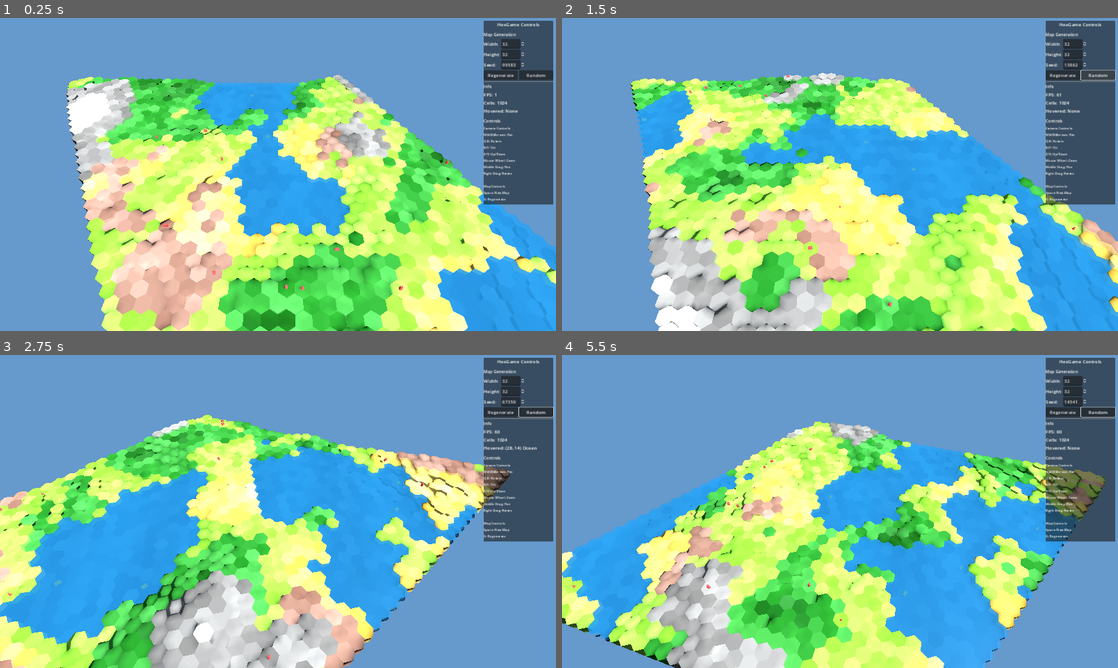
Above: before the commit, frames 1-4 (two rows, left to right).
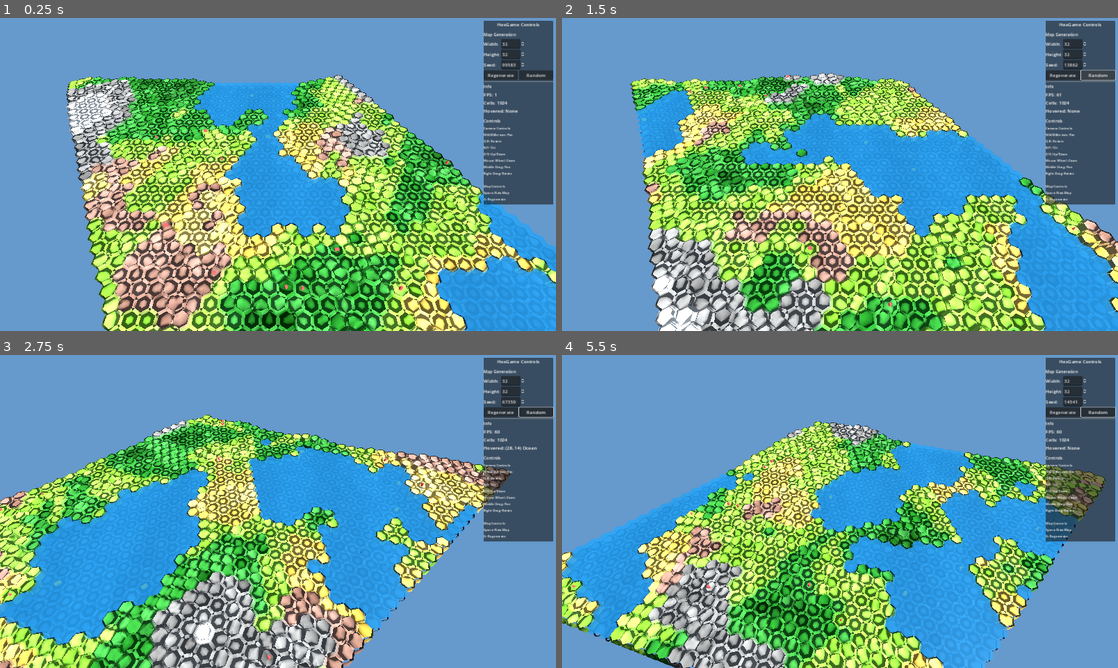
Above: after the commit, the same moments.

Repository: bobum/hexgame
Game: Godot game, scene res://scenes/main.tscn
The game is run twice, just before and just after one commit, with the same random seed, the same clock (stepped at 60 frames per second) and the same inputs.
Inputs (mouse positions are in pixels of both pictures, inside the frame that each line leads up to):
- Up to frame 1 (0.25 s): no input
- Up to frame 2 (1.5 s): click "Regenerate" at 0.5 s; click "Random" at 1.25 s
- Up to frame 3 (2.75 s): tap Enter at 2 s; move the mouse to (400, 495) at 2.02 s; hold D from 2.03 s (still down); hold Q from 2.03 s (still down); click (400, 495) at 2.17 s; tap Space at 2.27 s
- Up to frame 4 (5.5 s): release D at 2.75 s; release Q at 2.75 s; drag from (728, 527) to (812, 574) at 2.77 s; tap Space at 3.5, 5.27 s; move the mouse to (895, 442) at 3.52 s; hold D 3.53-4.25 s; hold R 3.53-4.25 s; drag from (812, 574) to (673, 464) at 4.27 s; move the mouse to (1006, 558) at 5.02 s; hold A from 5.03 s (still down); hold Z from 5.03 s (still down)

The runs differ from the first frame. In frame 1, 31% of the frame differs, in the area x 11-100%, y 18-100%; in frame 2, 28%; in frame 3, 23%; in frame 4, 24%.

Commit message:
Add Catlike Coding style terraced slopes and corners
- Change SOLID_FACTOR from 1.0 to 0.8 for proper edge gaps
- Implement terraced slope edges with step-based vertical interpolation
- Use corner-based edge positioning instead of direction-perpendicular
- Enable corner triangulation for 3-hex meeting points
- Implement all corner cases: SSF, CCSR, CCSL, slope-cliff combinations

Co-Authored-By: Claude Opus 4.5 <noreply@anthropic.com>

Diff:
--- a/godot/src/core/hex_metrics.gd
+++ b/godot/src/core/hex_metrics.gd
@@ -29,9 +29,9 @@
 	return 1.0 / (TERRACES_PER_SLOPE + 1)
 
 
-# Blend regions (1.0 = no blend, hexes touch directly)
-const SOLID_FACTOR: float = 1.0  # Inner solid hex portion
-const BLEND_FACTOR: float = 0.0  # Outer blend portion
+# Blend regions (Catlike Coding style - 80% solid, 20% blend)
+const SOLID_FACTOR: float = 0.8  # Inner solid hex portion
+const BLEND_FACTOR: float = 0.2  # Outer blend portion
 
 
 ## Get the 6 corner positions for a hex (flat-topped, starting at 30 degrees)
--- a/godot/src/rendering/hex_mesh_builder.gd
+++ b/godot/src/rendering/hex_mesh_builder.gd
@@ -81,13 +81,13 @@
 				# Same level - build flat edge bridge (only dirs 0-2 to avoid duplication)
 				_build_flat_edge(center, neighbor_center, edge_index, base_color, neighbor_color)
 
-		# 3. Build corners - disabled for now, using full hex tops instead
-		#if dir <= 1:
-		#	var prev_dir = (dir + 5) % 6
-		#	var prev_neighbor = neighbors[prev_dir]
-		#	if neighbor and prev_neighbor:
-		#		_build_corner(cell, center, base_color, dir, neighbor, prev_neighbor)
-		pass
+		# 3. Build corners (where three hexes meet)
+		# Only build in directions 0 and 1 following Catlike Coding's approach
+		if dir <= 1:
+			var prev_dir = (dir + 5) % 6
+			var prev_neighbor = neighbors[prev_dir]
+			if neighbor and prev_neighbor:
+				_build_corner(cell, center, base_color, dir, neighbor, prev_neighbor)
 
 
 ## Vary a color slightly for visual interest
@@ -147,95 +147,121 @@
 	_add_triangle(top_left, top_right, bottom_right, wall_color)
 
 
-func _build_terraced_slope(center: Vector3, neighbor_center: Vector3, _edge_index: int,
+func _build_terraced_slope(center: Vector3, neighbor_center: Vector3, edge_index: int,
 		begin_color: Color, end_color: Color) -> void:
 	var solid = HexMetrics.SOLID_FACTOR
-
-	# Calculate edge direction and perpendicular
-	var to_neighbor = Vector3(neighbor_center.x - center.x, 0, neighbor_center.z - center.z)
-	var dist = to_neighbor.length()
-	var dir = to_neighbor / dist
-	var perp = Vector3(-dir.z, 0, dir.x)
-
-	var edge_half_width = HexMetrics.OUTER_RADIUS * 0.5
-
-	# Top edge (my solid boundary toward neighbor)
-	var top_center = center + dir * HexMetrics.INNER_RADIUS * solid
-	top_center.y = center.y
-	var top_left = top_center - perp * edge_half_width
-	var top_right = top_center + perp * edge_half_width
-
-	# Bottom edge (neighbor's solid boundary toward me)
-	var bottom_center = neighbor_center - dir * HexMetrics.INNER_RADIUS * solid
-	bottom_center.y = neighbor_center.y
-	var bottom_left = bottom_center - perp * edge_half_width
-	var bottom_right = bottom_center + perp * edge_half_width
-
-	# Simple flat slope (no terraces for now)
-	var blend_color = begin_color.lerp(end_color, 0.5)
-	_add_triangle(top_left, bottom_left, top_right, blend_color)
-	_add_triangle(top_right, bottom_left, bottom_right, blend_color)
-
-
-func _build_flat_cliff(center: Vector3, neighbor_center: Vector3, _edge_index: int,
+	var c1 = corners[edge_index]
+	var c2 = corners[(edge_index + 1) % 6]
+
+	# Top edge: outer boundary of THIS cell's solid region (higher elevation)
+	var top_left = Vector3(
+		center.x + c1.x * solid,
+		center.y,
+		center.z + c1.z * solid
+	)
+	var top_right = Vector3(
+		center.x + c2.x * solid,
+		center.y,
+		center.z + c2.z * solid
+	)
+
+	# The neighbor's edge that faces us is the opposite edge
+	var opposite_edge = (edge_index + 3) % 6
+	var opp_c1 = corners[opposite_edge]
+	var opp_c2 = corners[(opposite_edge + 1) % 6]
+
+	# Bottom edge: outer boundary of NEIGHBOR's solid region (lower elevation)
+	# Note: corners are swapped to align the edges properly
+	var bottom_left = Vector3(
+		neighbor_center.x + opp_c2.x * solid,
+		neighbor_center.y,
+		neighbor_center.z + opp_c2.z * solid
+	)
+	var bottom_right = Vector3(
+		neighbor_center.x + opp_c1.x * solid,
+		neighbor_center.y,
+		neighbor_center.z + opp_c1.z * solid
+	)
+
+	# Build terraces from top to bottom
+	var v1 = top_left
+	var v2 = top_right
+	var c_1 = begin_color
+	var c_2 = begin_color
+
+	for step in range(1, HexMetrics.get_terrace_steps() + 1):
+		# Interpolate to the next terrace level
+		var v3 = HexMetrics.terrace_lerp(top_left, bottom_left, step)
+		var v4 = HexMetrics.terrace_lerp(top_right, bottom_right, step)
+		var c_3 = HexMetrics.terrace_color_lerp(begin_color, end_color, step)
+		var c_4 = HexMetrics.terrace_color_lerp(begin_color, end_color, step)
+
+		# Build quad for this terrace step
+		var avg_color = Color(
+			(c_1.r + c_2.r + c_3.r + c_4.r) / 4.0,
+			(c_1.g + c_2.g + c_3.g + c_4.g) / 4.0,
+			(c_1.b + c_2.b + c_3.b + c_4.b) / 4.0
+		)
+
+		# Two triangles for the quad
+		_add_triangle(v1, v4, v3, avg_color)
+		_add_triangle(v1, v2, v4, avg_color)
+
+		# Move to next step
+		v1 = v3
+		v2 = v4
+		c_1 = c_3
+		c_2 = c_4
+
+
+func _build_flat_cliff(center: Vector3, neighbor_center: Vector3, edge_index: int,
 		color: Color, neighbor_color: Color) -> void:
 	var solid = HexMetrics.SOLID_FACTOR
-
-	# Calculate edge direction and perpendicular
-	var to_neighbor = Vector3(neighbor_center.x - center.x, 0, neighbor_center.z - center.z)
-	var dist = to_neighbor.length()
-	var dir = to_neighbor / dist
-	var perp = Vector3(-dir.z, 0, dir.x)
-
-	var edge_half_width = HexMetrics.OUTER_RADIUS * 0.5
-
-	# Top edge (my solid boundary)
-	var top_center = center + dir * HexMetrics.INNER_RADIUS * solid
-	top_center.y = center.y
-	var v1 = top_center - perp * edge_half_width
-	var v2 = top_center + perp * edge_half_width
-
-	# Bottom edge (neighbor's solid boundary)
-	var bottom_center = neighbor_center - dir * HexMetrics.INNER_RADIUS * solid
-	bottom_center.y = neighbor_center.y
-	var v3 = bottom_center - perp * edge_half_width
-	var v4 = bottom_center + perp * edge_half_width
+	var c1 = corners[edge_index]
+	var c2 = corners[(edge_index + 1) % 6]
+
+	# This cell's solid edge corners (higher elevation)
+	var v1 = Vector3(center.x + c1.x * solid, center.y, center.z + c1.z * solid)
+	var v2 = Vector3(center.x + c2.x * solid, center.y, center.z + c2.z * solid)
+
+	# Neighbor's solid edge corners (lower elevation)
+	var opposite_edge = (edge_index + 3) % 6
+	var oc1 = corners[opposite_edge]
+	var oc2 = corners[(opposite_edge + 1) % 6]
+
+	# Note: oc2 aligns with v1, oc1 aligns with v2 (corners are swapped)
+	var v3 = Vector3(neighbor_center.x + oc2.x * solid, neighbor_center.y, neighbor_center.z + oc2.z * solid)
+	var v4 = Vector3(neighbor_center.x + oc1.x * solid, neighbor_center.y, neighbor_center.z + oc1.z * solid)
 
 	var blend_color = color.lerp(neighbor_color, 0.5)
-	_add_triangle(v1, v3, v2, blend_color)
-	_add_triangle(v2, v3, v4, blend_color)
-
-
-func _build_flat_edge(center: Vector3, neighbor_center: Vector3, _edge_index: int,
+	_add_triangle(v1, v2, v4, blend_color)
+	_add_triangle(v1, v4, v3, blend_color)
+
+
+func _build_flat_edge(center: Vector3, neighbor_center: Vector3, edge_index: int,
 		color: Color, neighbor_color: Color) -> void:
 	var solid = HexMetrics.SOLID_FACTOR
-
-	# Calculate edge direction and perpendicular
-	var to_neighbor = Vector3(neighbor_center.x - center.x, 0, neighbor_center.z - center.z)
-	var dist = to_neighbor.length()
-	var dir = to_neighbor / dist
-	var perp = Vector3(-dir.z, 0, dir.x)  # Perpendicular in XZ plane
-
-	# Edge half-width
-	var edge_half_width = HexMetrics.OUTER_RADIUS * 0.5
-
-	# My solid edge boundary (toward neighbor)
-	var my_edge_center = center + dir * HexMetrics.INNER_RADIUS * solid
-	my_edge_center.y = center.y
-	var v1 = my_edge_center - perp * edge_half_width  # My left
-	var v2 = my_edge_center + perp * edge_half_width  # My right
-
-	# Neighbor's solid edge boundary (toward me)
-	var neighbor_edge_center = neighbor_center - dir * HexMetrics.INNER_RADIUS * solid
-	neighbor_edge_center.y = neighbor_center.y
-	var v3 = neighbor_edge_center - perp * edge_half_width  # Neighbor left (aligns with v1)
-	var v4 = neighbor_edge_center + perp * edge_half_width  # Neighbor right (aligns with v2)
+	var c1 = corners[edge_index]
+	var c2 = corners[(edge_index + 1) % 6]
+
+	# This cell's solid edge corners
+	var v1 = Vector3(center.x + c1.x * solid, center.y, center.z + c1.z * solid)
+	var v2 = Vector3(center.x + c2.x * solid, center.y, center.z + c2.z * solid)
+
+	# Neighbor's solid edge corners (opposite edge)
+	var opposite_edge = (edge_index + 3) % 6
+	var oc1 = corners[opposite_edge]
+	var oc2 = corners[(opposite_edge + 1) % 6]
+
+	# Note: oc2 aligns with v1, oc1 aligns with v2 (corners are swapped)
+	var v3 = Vector3(neighbor_center.x + oc2.x * solid, neighbor_center.y, neighbor_center.z + oc2.z * solid)
+	var v4 = Vector3(neighbor_center.x + oc1.x * solid, neighbor_center.y, neighbor_center.z + oc1.z * solid)
 
 	var blend_color = color.lerp(neighbor_color, 0.5)
 
-	# Build quad with CCW winding (v1-v2-v4, v1-v4-v3 but CCW)
-	_add_triangle(v1, v3, v2, blend_color)  # Bottom-left triangle
-	_add_triangle(v2, v3, v4, blend_color)  # Top-right triangle
+	# Build quad - CCW winding for upward-facing
+	_add_triangle(v1, v2, v4, blend_color)
+	_add_triangle(v1, v4, v3, blend_color)
 
 
 ## Build corner geometry where three hexes meet
